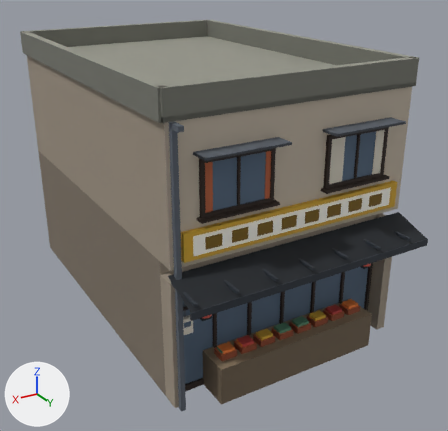
One commit to the FBX model Assets/Art/Models/Buildings/Shop_A.fbx: the scene before it, then after it.
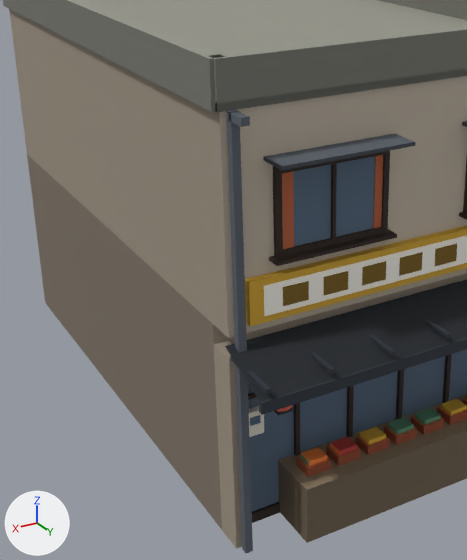
Old and new are each drawn whole from a 50 mm lens placed at (7.52, 9.54, 8.95), pointed at (-0.27, -3.44, 2.46) and again close up on the part from 5% to 73% of the width and 11% to 97% of the height. Lighting does not change. The marker at lower left points along +X, +Y and +Z. The first two pictures are the older version. Where no turn or scale is listed for an object, it has been applied to the vertices. Vertices at exactly the same position are counted once.

The scene before the commit, as lines of its bpy script (objects in view):
```python
me_glass_005 = bpy.data.meshes.new('Glass.005')
me_glass_005.from_pydata(...)  # 16 vertices, 12 faces; spans x 0.74..2.58, y -0.31..0.04, z 1.69..5.36
me_glass_005.materials.append(mat_km_palettemat)  # picture img_km_palette_png
# before: 8 (2.58, -0.3, 1.69) at pixel (250, 426), 9 (2.58, -0.3, 1.81) at pixel (250, 418), 10 (2.58, -0.31, 1.69) at pixel (249, 425), 11 (2.58, -0.31, 1.81) at pixel (249, 418), 12 (2.42, -0.3, 1.69) at pixel (260, 422)
# before: 13 (2.42, -0.3, 1.81) at pixel (260, 415), 14 (2.42, -0.31, 1.69) at pixel (260, 422), 15 (2.42, -0.31, 1.81) at pixel (260, 414)
me_meters_005 = bpy.data.meshes.new('Meters.005')
me_meters_005.from_pydata(...)  # a box spanning x 2.36..2.64, y -0.45..-0.31, z 1.51..1.89
me_meters_005.materials.append(mat_km_palettemat)  # picture img_km_palette_png
me_rooftop_001 = bpy.data.meshes.new('RoofTop.001')
me_rooftop_001.from_pydata(...)  # 38 vertices, 30 faces; spans x -3.1..3.1, y -9.1..0.05, z 6.2..6.8
me_rooftop_001.materials.append(mat_km_palettemat)  # picture img_km_palette_png
me_winframe_005 = bpy.data.meshes.new('WinFrame.005')
me_winframe_005.from_pydata(...)  # 80 vertices, 72 faces; spans x -2.4..2.4, y 0.0..0.2, z 4.22..5.43
me_winframe_005.materials.append(mat_km_palettemat)  # picture img_km_palette_png
ob_glass_005 = bpy.data.objects.new('Glass.005', me_glass_005)
ob_glass_005.location = (0.0, 0.0, 0.0)
ob_meters_005 = bpy.data.objects.new('Meters.005', me_meters_005)
ob_meters_005.location = (0.0, 0.0, 0.0)
ob_rooftop_001 = bpy.data.objects.new('RoofTop.001', me_rooftop_001)
ob_rooftop_001.location = (0.0, 0.0, 0.0)
ob_winframe_005 = bpy.data.objects.new('WinFrame.005', me_winframe_005)
ob_winframe_005.location = (0.0, 0.0, 0.0)
# also in view: 'Hoods.004' at (0.0, 0.22, 5.55); 'Pipes.005' at (2.71, -0.02, 3.1); 'BodyUp' at (0.0, -4.5, 4.75); 'SignFace' at (0.0, 0.13, 3.75); 'Geya' at (0.0, 0.48, 2.96)
```
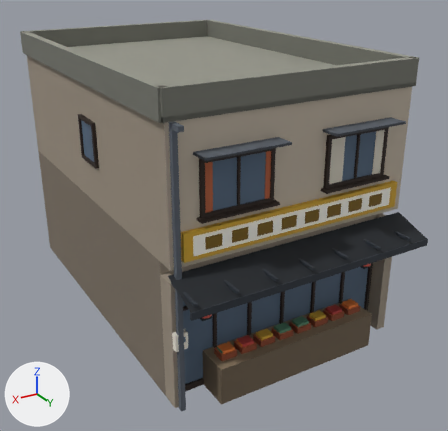
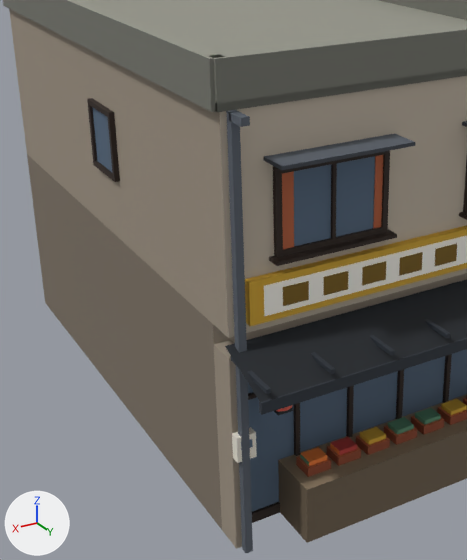
Location of each change, [x1, y1, x2, y2] in pixels of the close-ups (467 x 560 px; the box of a moved part takes in the faces that stretch with it):
'Glass.005', reshaped
    before: [250, 156, 375, 426]
    after: [92, 107, 375, 450]
'WinFrame.005', reshaped
    before: [269, 151, 467, 266]
    after: [87, 98, 467, 266]
'Meters.005', moved
    before: [249, 406, 264, 437]
    after: [232, 427, 257, 463]
part 1 of me_glass_005, added (blue)
    after: [92, 107, 112, 172]
part 2 of me_glass_005, moved or reshaped
    before: [250, 415, 261, 426]
    after: [241, 439, 253, 450]
part 4 of me_winframe_005, added
    after: [87, 98, 120, 182]

The change, as a diff of the scene's bpy script:
```diff
--- a/Assets/Art/Models/Buildings/Shop_A.fbx.py
+++ b/Assets/Art/Models/Buildings/Shop_A.fbx.py
@@ me_winframe_005 @@
 # used by ob_winframe_005; location = (0.0, 0.0, 0.0)
-me_winframe_005.from_pydata(...)  # 80 vertices, 72 faces; spans x -2.4..2.4, y 0.0..0.2, z 4.22..5.43
+me_winframe_005.from_pydata(...)  # 128 vertices, 120 faces; spans x -3.08..3.08, y -4.53..0.2, z 4.22..5.43
+# me_winframe_005 part 4: a new loose piece of 24 vertices spanning x 3.0..3.08, y -4.53..-3.57, z 4.32..5.38, in mat_km_palettemat (picture img_km_palette_png)
+# other edits to the shape of me_winframe_005 do not show in these pictures
 me_winframe_005.materials.append(mat_km_palettemat)
@@ me_meters_005 @@
 # used by ob_meters_005; location = (0.0, 0.0, 0.0)
-me_meters_005.from_pydata(...)  # 8 vertices, 6 faces; spans x 2.36..2.64, y -0.45..-0.31, z 1.51..1.89
+me_meters_005.from_pydata(...)  # 8 vertices, 6 faces; spans x 2.72..3.0, y 0.0..0.14, z 1.51..1.89
+# me_meters_005 part 3: the whole mesh is moved by (0.36, 0.45, 0.0)
 me_meters_005.materials.append(mat_km_palettemat)
@@ me_glass_005 @@
 # used by ob_glass_005; location = (0.0, 0.0, 0.0)
 # verts and faces of me_glass_005; kept vertices keep their numbers, new ones are numbered from 16
-me_glass_005.from_pydata(...)  # 16 vertices, 12 faces; spans x 0.74..2.58, y -0.31..0.04, z 1.69..5.36
+me_glass_005.from_pydata(...)  # 32 vertices, 24 faces; spans x -3.03..3.04, y -4.46..0.15, z 1.69..5.36
+# me_glass_005 part 1: a new loose piece, a box spanning x 3.025..3.035, y -4.46..-3.64, z 4.39..5.31, in mat_km_palettemat (picture img_km_palette_png)
+# me_glass_005 part 2
+for i in [*range(8, 16)]: verts[i] += (0.36, 0.45, 0.0)
+# other edits to the shape of me_glass_005 do not show in these pictures
 me_glass_005.materials.append(mat_km_palettemat)
```
